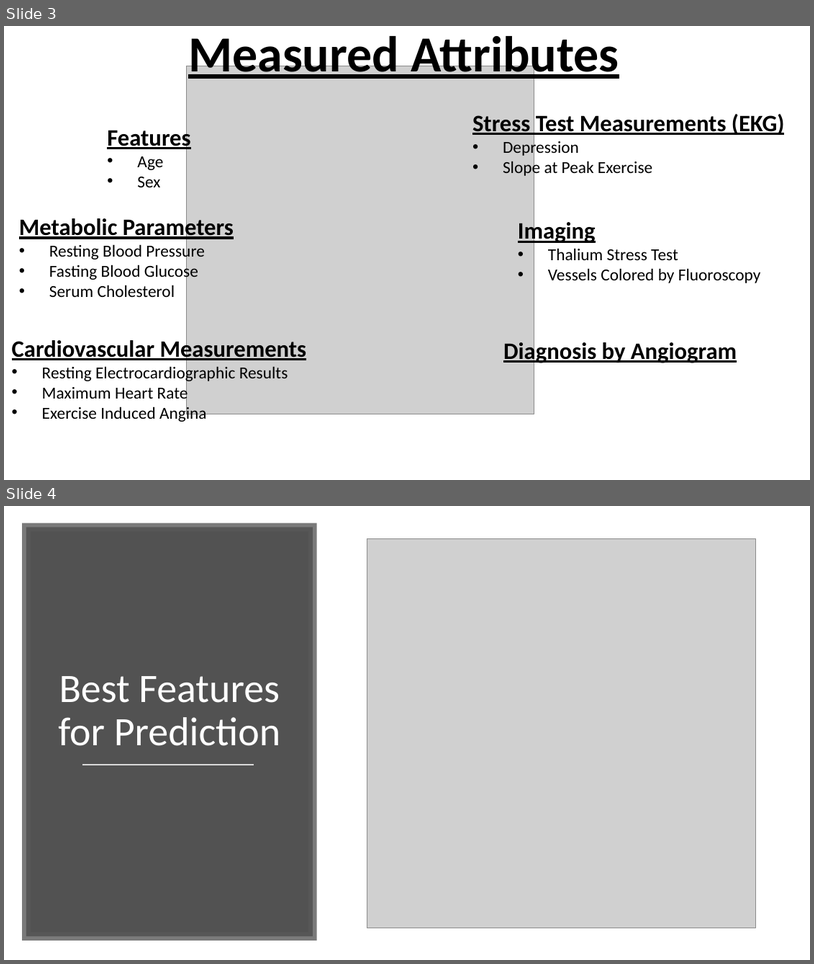
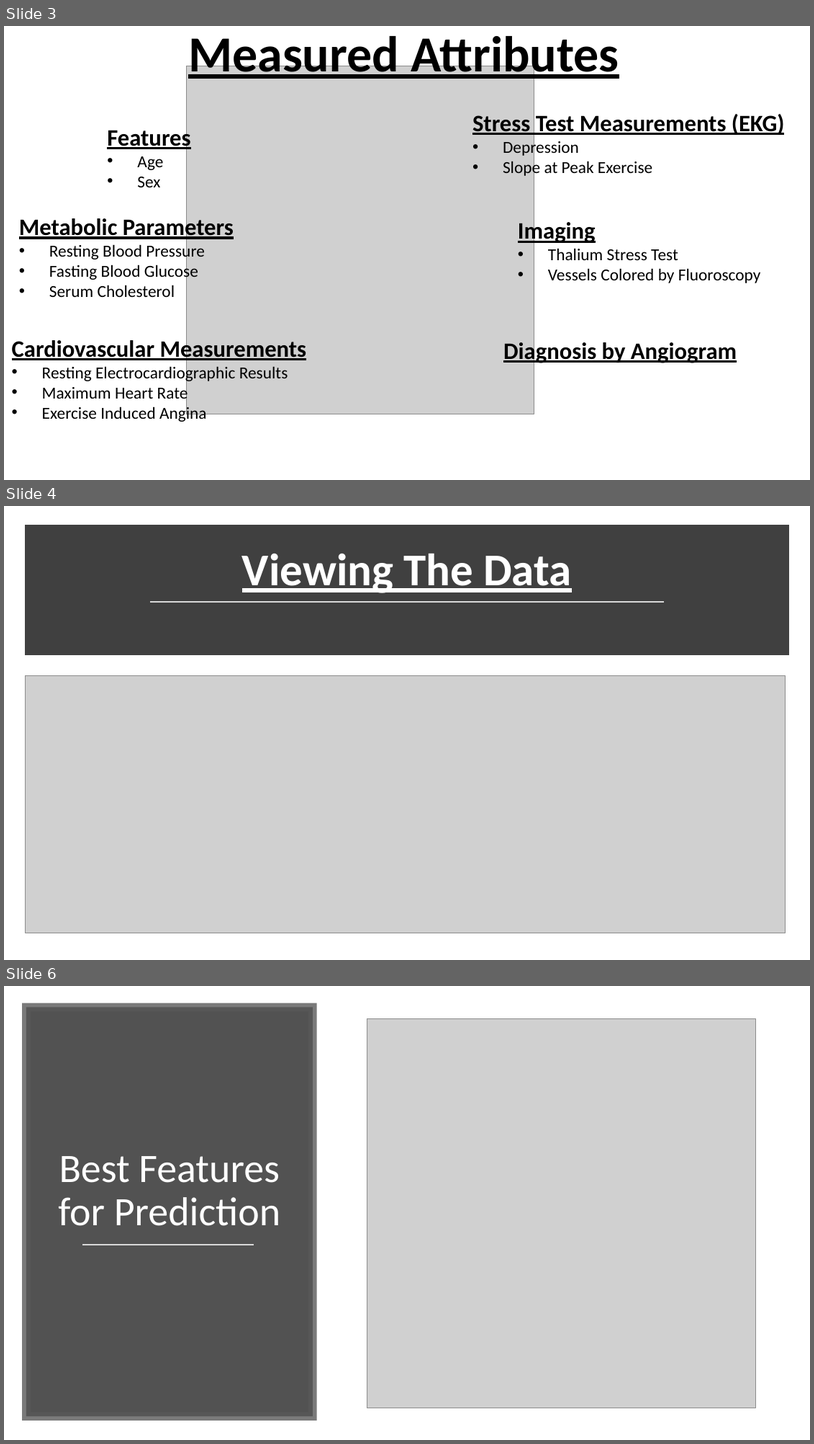
Before and after one commit to tstokes64/Heart_Disease, a slide deck: Docs/Predicting Risk of Heart Disease with Machine Learning.pptx. Shown one above the other, each under a label of ours: slides 3 and 4 before the commit, slides 3, 4 and 6 after it; the slides between them are not shown. The pictures are 814x964 and 814x1444 pixels, drawn with LibreOffice and Linux fonts; fonts in the diff are those of the drawing; grey boxes stand for pictures. Boxes give left, top, right and bottom in pixels: in the first picture for what was removed or moved away, otherwise in the second. Text is boxed around its words. In the diff, an @@ line names an element or a change of style, - is before the commit and + after.

Commit message:
Powerpoint

```diff
--- a/Docs/Predicting Risk of Heart Disease with Machine Learning.pptx
+++ b/Docs/Predicting Risk of Heart Disease with Machine Learning.pptx
@@ slide 4 added at [4, 506, 810, 960], background #FFFFFF @@
@@ rectangle added at [28, 529, 786, 651], fill #404040, outline #404040 10 pt @@
@@ text added at [242, 554, 572, 593], 54 pt, text #FFFFFF, bold, underline @@
+Viewing The Data
@@ line added from (150, 602) to (665, 602), #D9D9D9 1.75 pt @@
@@ picture added at [25, 676, 786, 932] @@
@@ what was slide 4 is now slide 6 @@
```
Also in this commit, not shown: 1 other slide added, 3 other files.
